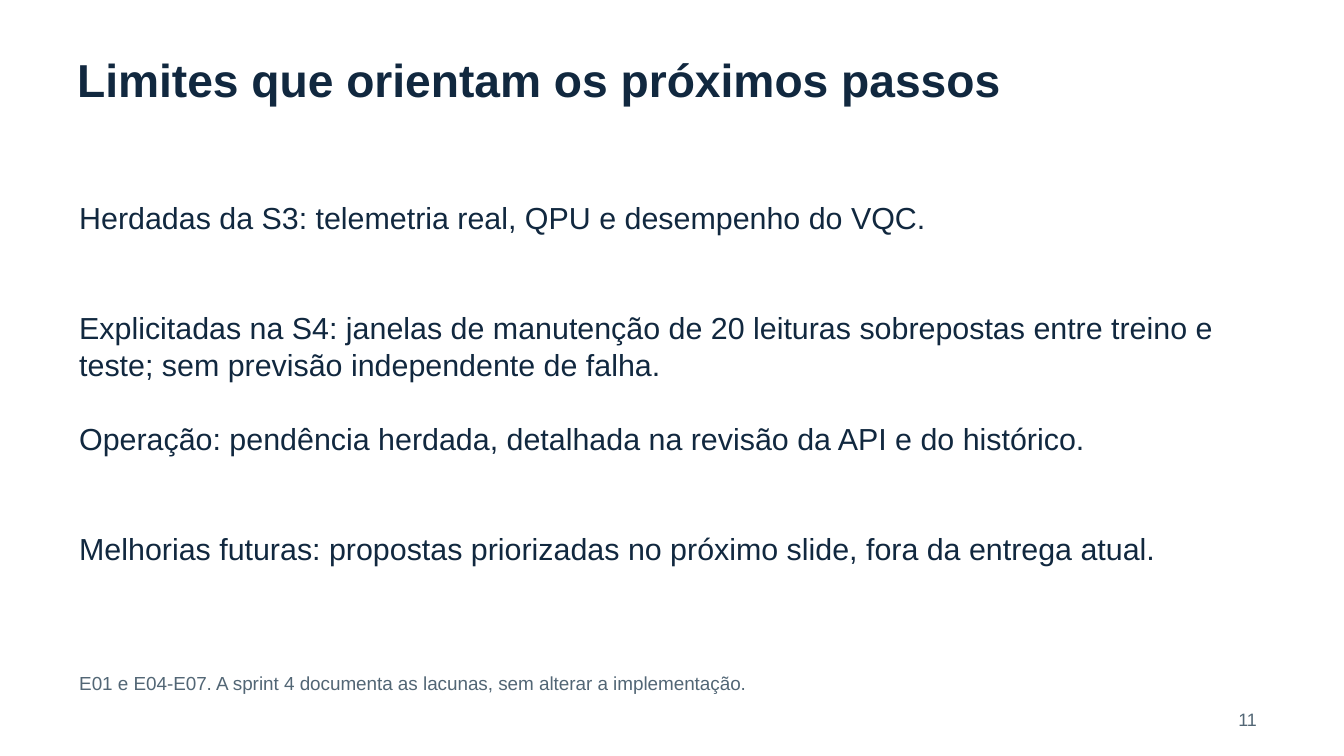
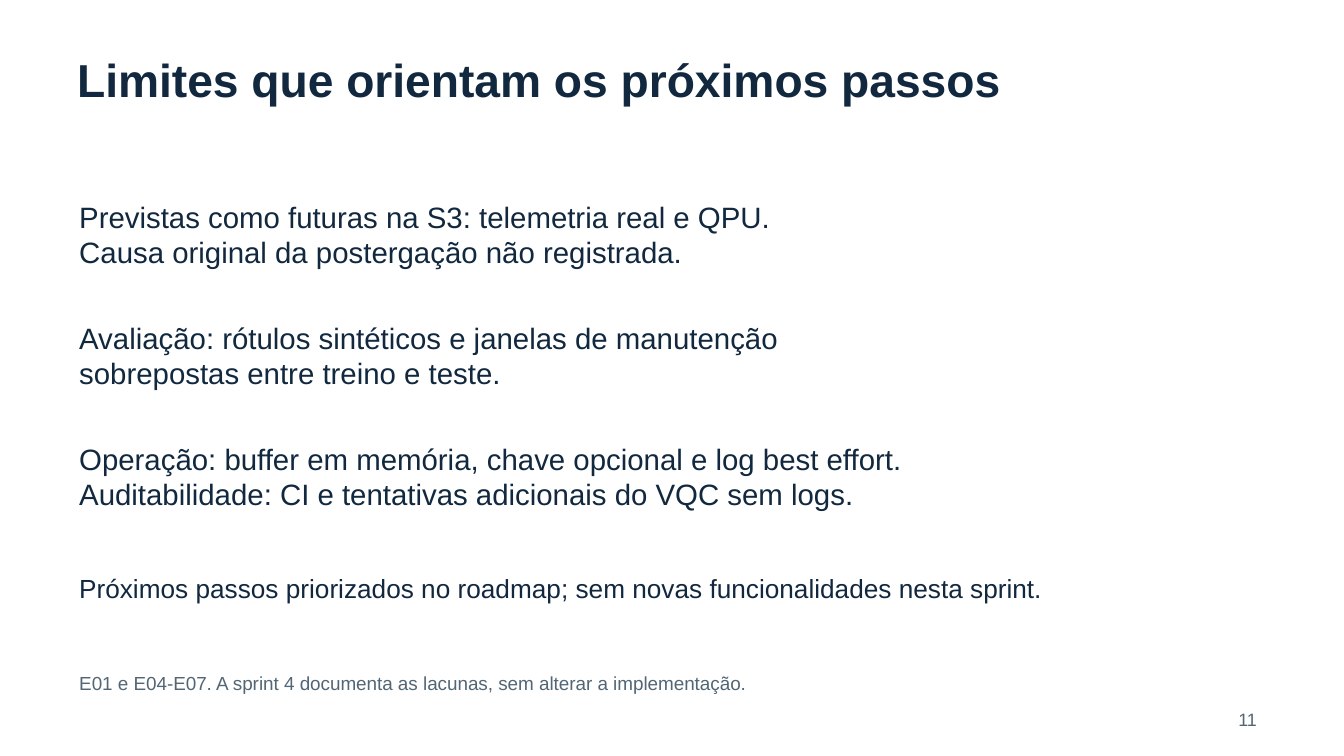
Before and after one commit to viniciusadrian1/CS4Quantica, a slide deck: slide 11 of docs/sprint4/entrega/Apresentacao_Final_FORZY_Sprint4.pptx. Drawn at 1344x756 pixels with LibreOffice and Linux fonts; fonts in the diff are those of the drawing. Boxes give left, top, right and bottom in pixels: in the first picture for what was removed or moved away, otherwise in the second. Text is boxed around its words. In the diff, an @@ line names an element or a change of style, - is before the commit and + after.

Commit message:
Revisa fechamento documental e apresentação da Sprint 4

```diff
--- a/docs/sprint4/entrega/Apresentacao_Final_FORZY_Sprint4.pptx
+++ b/docs/sprint4/entrega/Apresentacao_Final_FORZY_Sprint4.pptx
@@ text at box(79, 206, 770, 269): text changed; size 21.8 to 21 pt @@
-Herdadas da S3: telemetria real, QPU e desempenho do VQC.
+Previstas como futuras na S3: telemetria real e QPU.
+Causa original da postergação não registrada.
@@ text at box(79, 327, 778, 390): text changed; size 21.8 to 21 pt @@
-Explicitadas na S4: janelas de manutenção de 20 leituras sobrepostas entre treino e teste; sem previsão independente de falha.
+Avaliação: rótulos sintéticos e janelas de manutenção
+sobrepostas entre treino e teste.
@@ text at box(79, 448, 902, 511): text changed; size 21.8 to 21 pt @@
-Operação: pendência herdada, detalhada na revisão da API e do histórico.
+Operação: buffer em memória, chave opcional e log best effort.
+Auditabilidade: CI e tentativas adicionais do VQC sem logs.
@@ text at box(79, 578, 1041, 603): text changed; size 21.8 to 18.8 pt @@
-Melhorias futuras: propostas priorizadas no próximo slide, fora da entrega atual.
+Próximos passos priorizados no roadmap; sem novas funcionalidades nesta sprint.
```
Also in this commit, not shown: 7 other slides changed, 12 other files.
